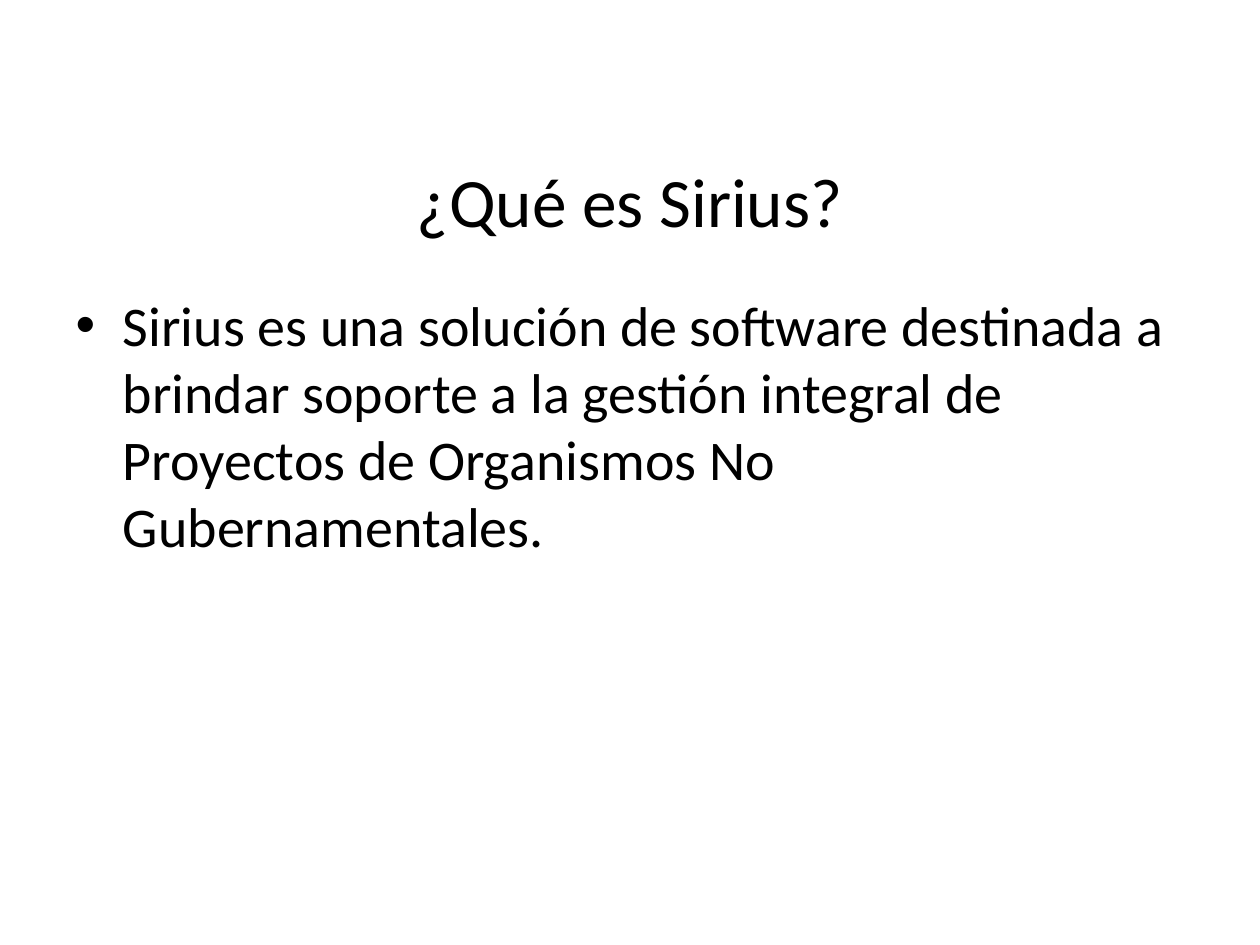
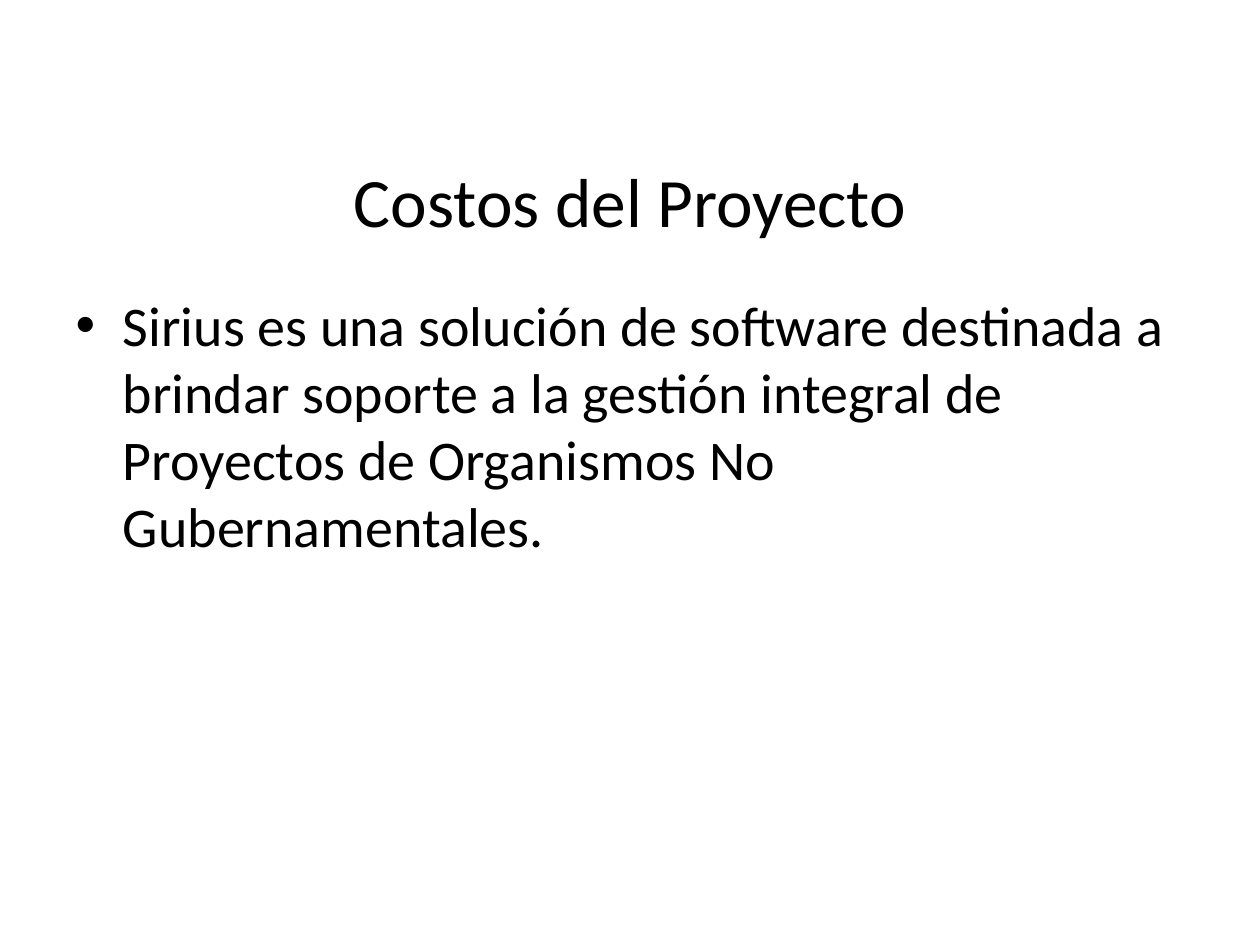
Before and after one commit to pedrohmolina/admin-ong, a slide deck: slide 30 of Documentacion/Presentacion/Presentacion Sirius.pptx (slide 29 before the commit). Drawn at 1260x945 pixels with LibreOffice and Linux fonts; fonts in the diff are those of the drawing; background and template pictures are left out. Boxes give left, top, right and bottom in pixels: in the first picture for what was removed or moved away, otherwise in the second. Text is boxed around its words. In the diff, an @@ line names an element or a change of style, - is before the commit and + after.

```diff
--- a/Documentacion/Presentacion/Presentacion Sirius.pptx
+++ b/Documentacion/Presentacion/Presentacion Sirius.pptx
@@ title at (x1=354, y1=179, x2=906, y2=239): text changed @@
-¿Qué es Sirius?
+Costos del Proyecto
```
Also in this commit, not shown: 10 other slides changed, 8 slides added, 7 slides removed.
